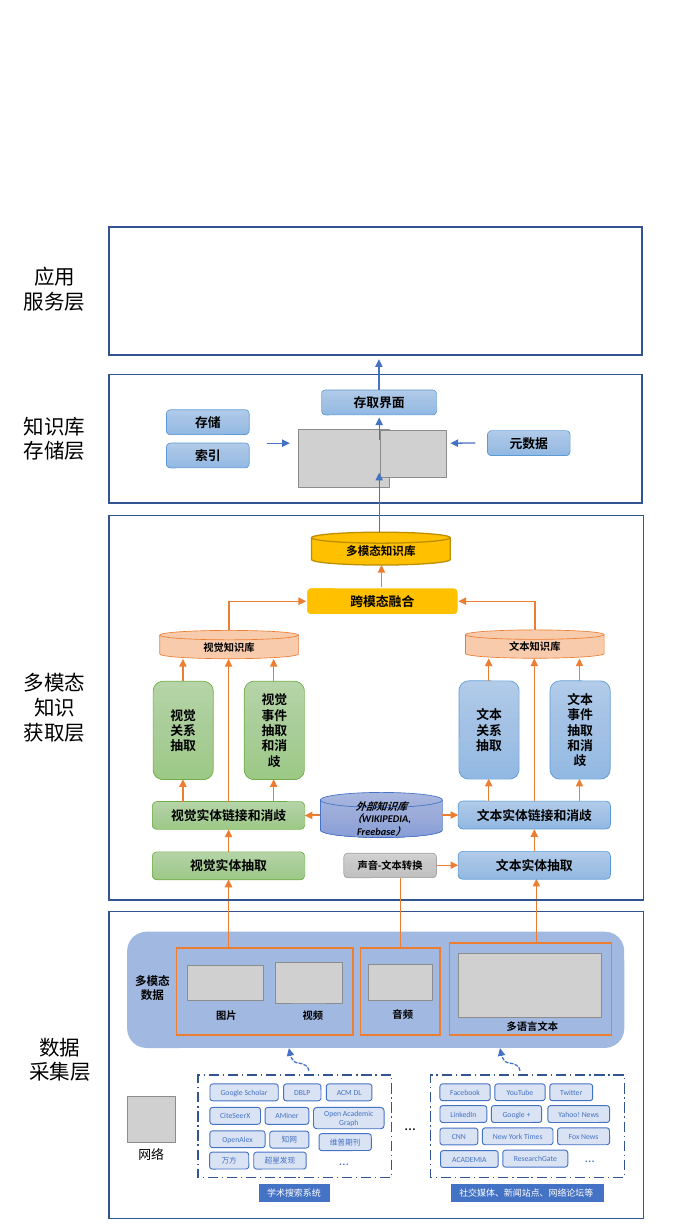
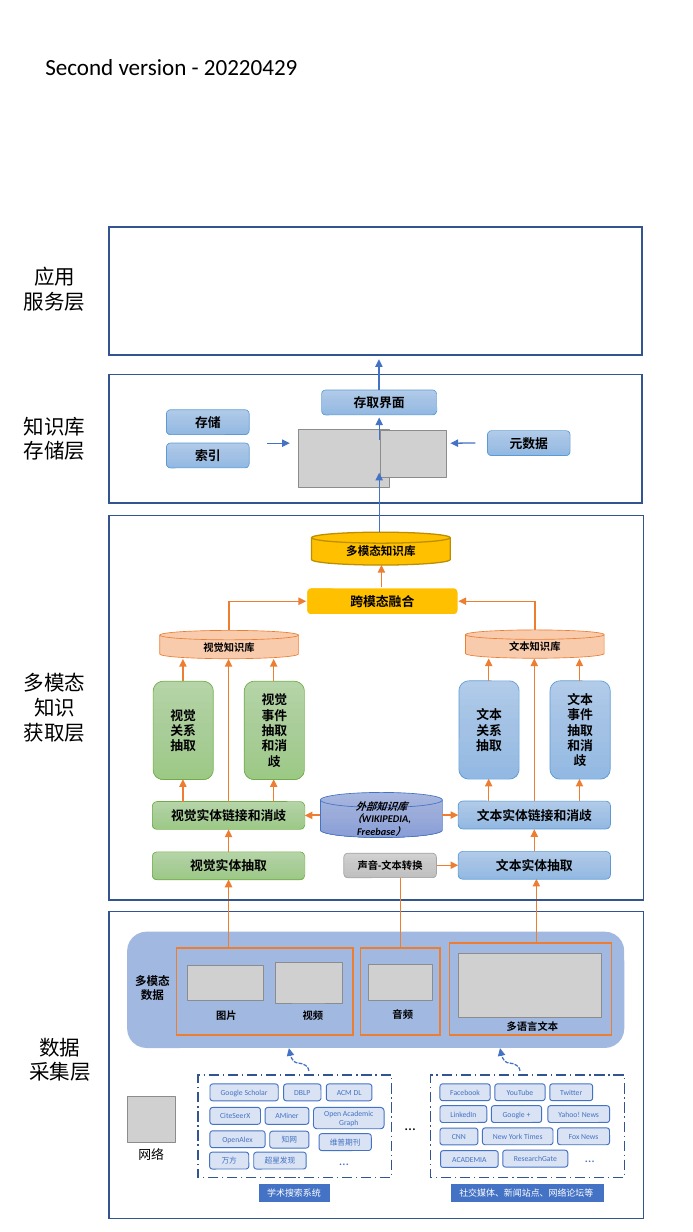
Before and after one commit to farahhuifanyang/Acalligence, a slide deck: slide 3 of SystemDesignDocs/FiguresForDesign/Figures.pptx (slide 2 before the commit). Drawn at 693x1232 pixels with LibreOffice and Linux fonts; fonts in the diff are those of the drawing; grey boxes stand for pictures. Boxes give left, top, right and bottom in pixels: in the first picture for what was removed or moved away, otherwise in the second. Text is boxed around its words. In the diff, an @@ line names an element or a change of style, - is before the commit and + after.

```diff
--- a/SystemDesignDocs/FiguresForDesign/Figures.pptx
+++ b/SystemDesignDocs/FiguresForDesign/Figures.pptx
@@ text added at (x1=45, y1=59, x2=298, y2=75), 18 pt, text #000000 @@
+Second version - 20220429
```
Also in this commit, not shown: 1 other slide changed, 2 slides added, 2 other files.
